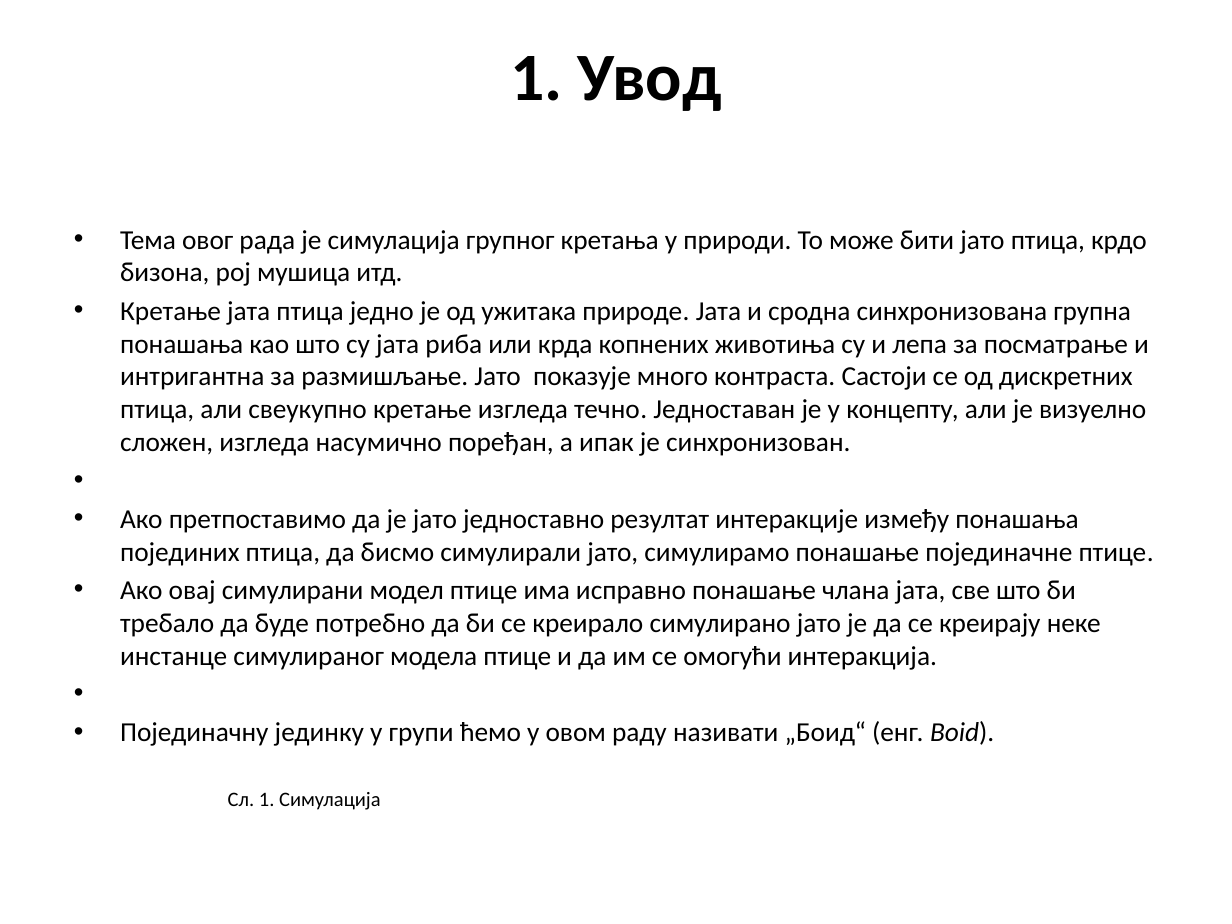
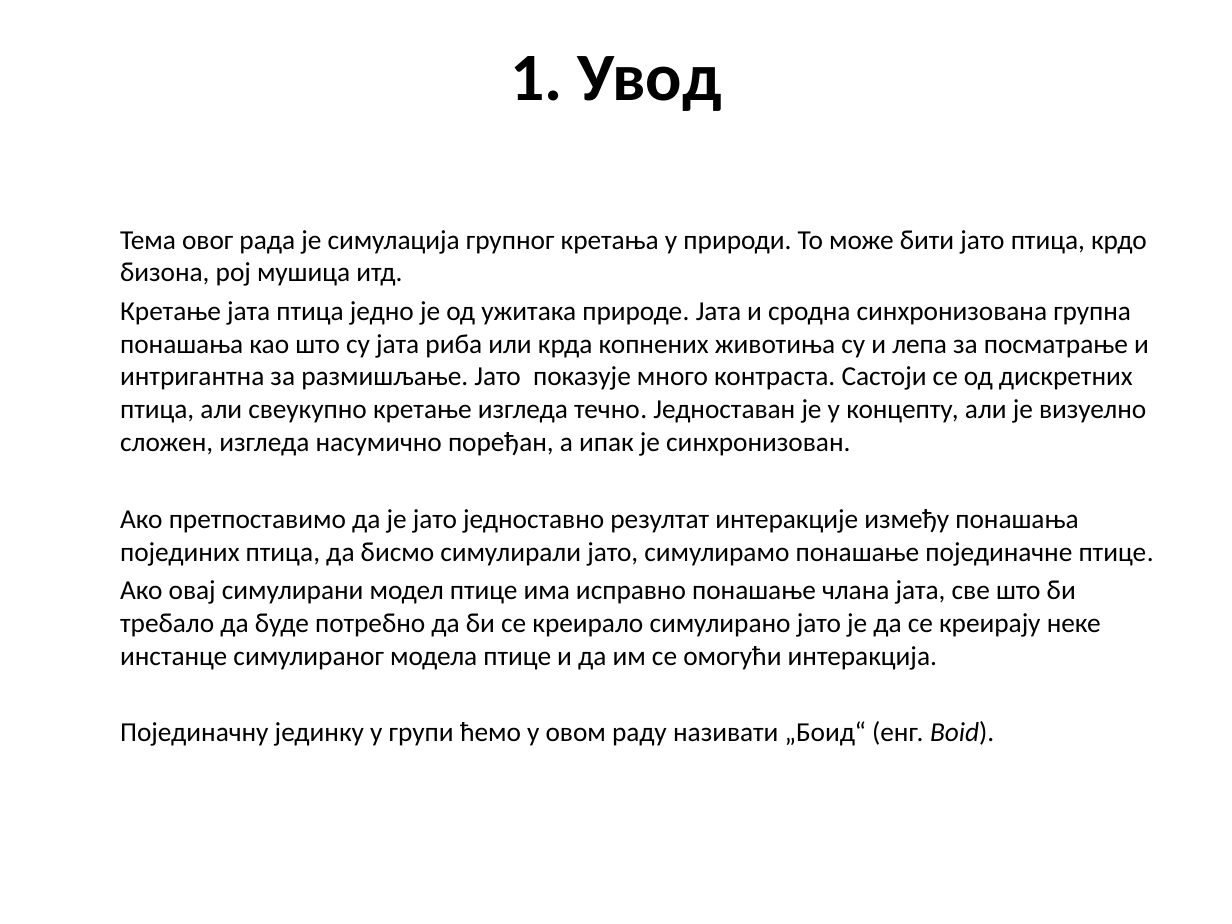
Before and after one commit to dusanfpwn97/Mag2, a slide deck: slide 2 of Zavrsni rad Dusan Fajler.pptx. Drawn at 1232x924 pixels with LibreOffice and Linux fonts; fonts in the diff are those of the drawing. Boxes give left, top, right and bottom in pixels: in the first picture for what was removed or moved away, otherwise in the second. Text is boxed around its words. In the diff, an @@ line names an element or a change of style, - is before the commit and + after.

```diff
--- a/Zavrsni rad Dusan Fajler.pptx
+++ b/Zavrsni rad Dusan Fajler.pptx
@@ text "Тема овог рада је симулација ..." at (120, 230, 1154, 746): bullet • to none @@
@@ text removed at (228, 792, 381, 810) @@
-Сл. 1. Симулација
```
Also in this commit, not shown: 1 other slide changed, 1 other file.
